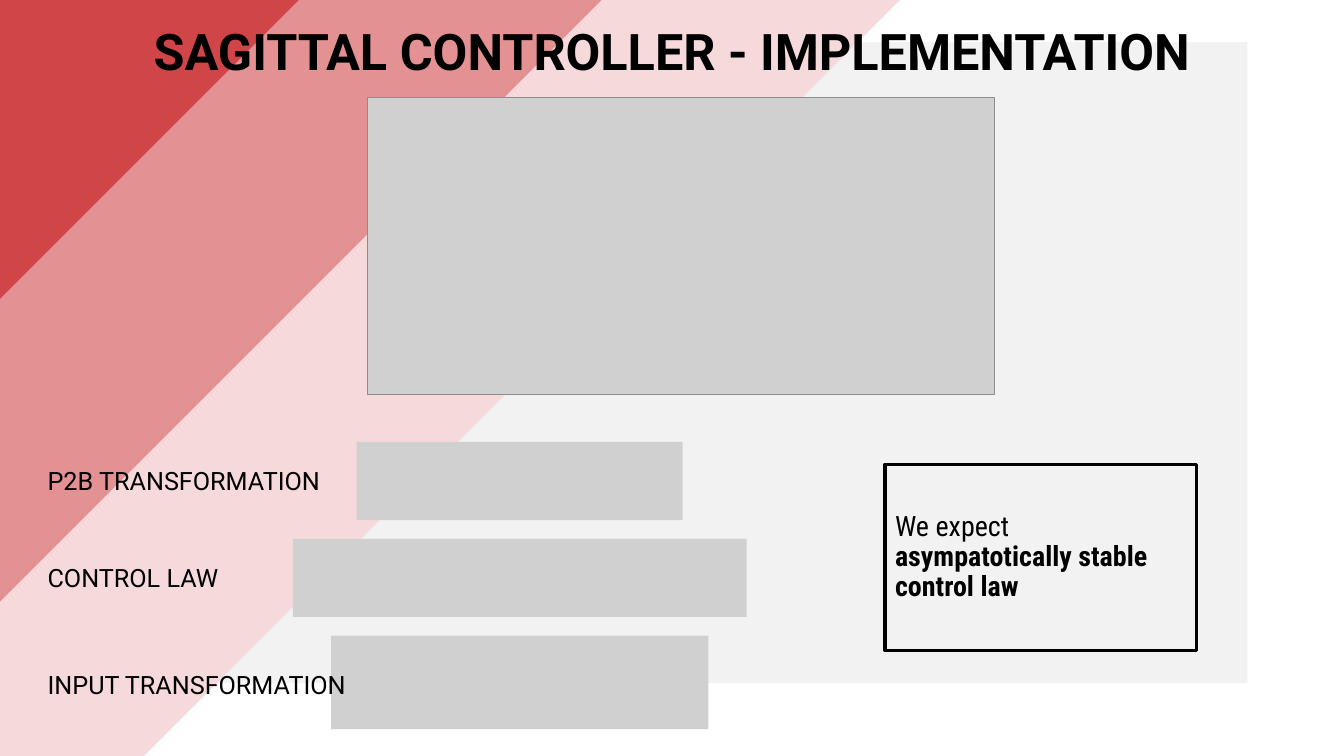
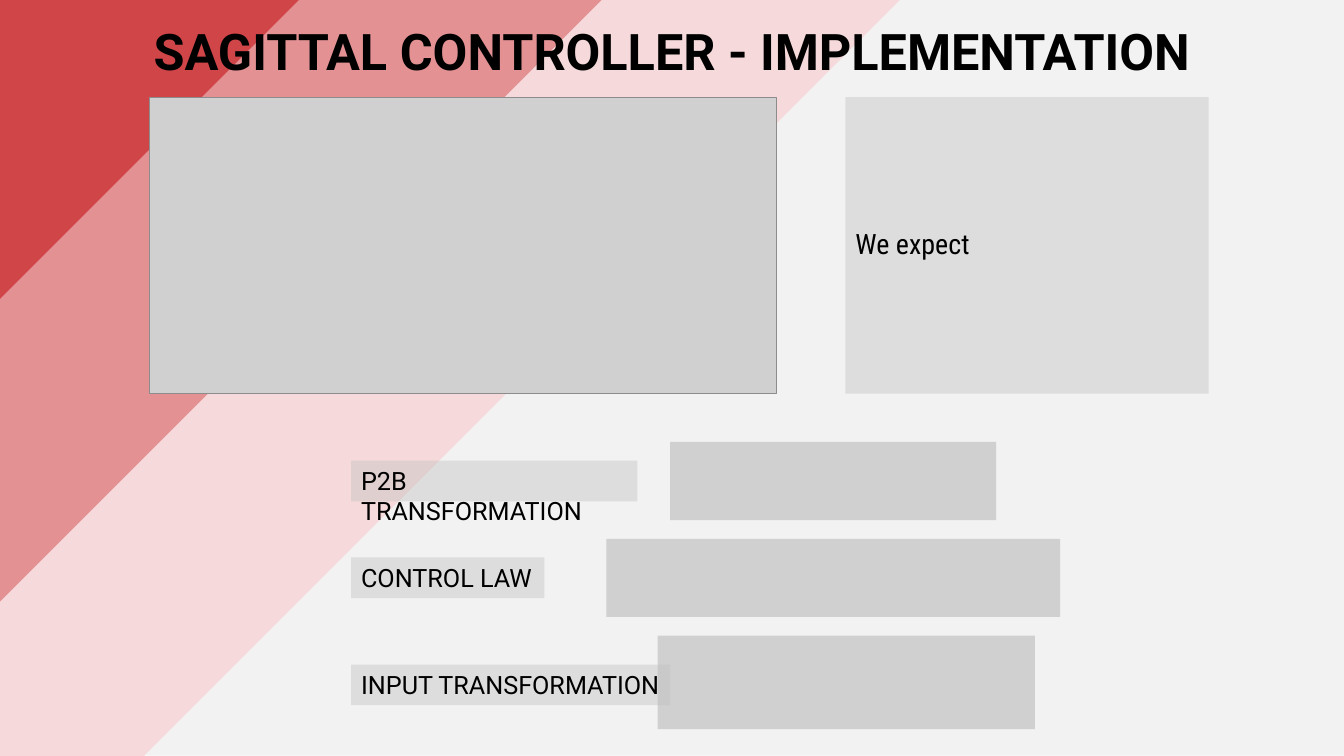
Before and after one commit to PippoGot/R-C2, a slide deck: slide 22 of documentation/presentation.pptx (slide 20 before the commit). Drawn at 1344x756 pixels with LibreOffice and Linux fonts; fonts in the diff are those of the drawing; grey boxes stand for pictures. Boxes give left, top, right and bottom in pixels: in the first picture for what was removed or moved away, otherwise in the second. Text is boxed around its words. In the diff, an @@ line names an element or a change of style, - is before the commit and + after.

Commit message:
new style !!!

```diff
--- a/documentation/presentation.pptx
+++ b/documentation/presentation.pptx
@@ rectangle resized from (x1=97, y1=42, x2=1248, y2=684) to (x1=97, y1=0, x2=1344, y2=756) @@
@@ picture moved from (x1=368, y1=98, x2=995, y2=394) to (x1=149, y1=97, x2=776, y2=393) @@
@@ rectangle "We expect" resized from (x1=885, y1=464, x2=1197, y2=650) to (x1=846, y1=97, x2=1209, y2=393) @@
@@ rectangle "We expect" at (x1=846, y1=97, x2=1209, y2=393): fill none to #BFBFBF at 40% opacity; outline #000000 2.25 pt to none @@
@@ text in rectangle at (x1=855, y1=234, x2=970, y2=260): text changed; bold off @@
-We expect asympatotically stable control law
+We expect
@@ picture removed at (x1=357, y1=442, x2=683, y2=520) @@
@@ picture added at (x1=670, y1=442, x2=996, y2=520) @@
@@ rectangle "P2B TRANSFORMATION" resized from (x1=48, y1=467, x2=320, y2=496) to (x1=351, y1=461, x2=637, y2=501) @@
@@ picture removed at (x1=292, y1=539, x2=746, y2=618) @@
@@ picture added at (x1=606, y1=539, x2=1060, y2=618) @@
@@ rectangle "CONTROL LAW" resized from (x1=48, y1=569, x2=219, y2=588) to (x1=351, y1=558, x2=544, y2=598) @@
@@ picture moved from (x1=331, y1=636, x2=708, y2=730) to (x1=657, y1=636, x2=1034, y2=730) @@
@@ fill none to #BFBFBF at 40% opacity in 3 elements at (x1=351, y1=558, x2=544, y2=598), (x1=351, y1=461, x2=637, y2=501), (x1=351, y1=664, x2=669, y2=705) @@
@@ rectangle "INPUT TRANSFORMATION" resized from (x1=48, y1=676, x2=346, y2=695) to (x1=351, y1=664, x2=669, y2=705) @@
```
Also in this commit, not shown: 25 other slides changed, 2 slides added.
